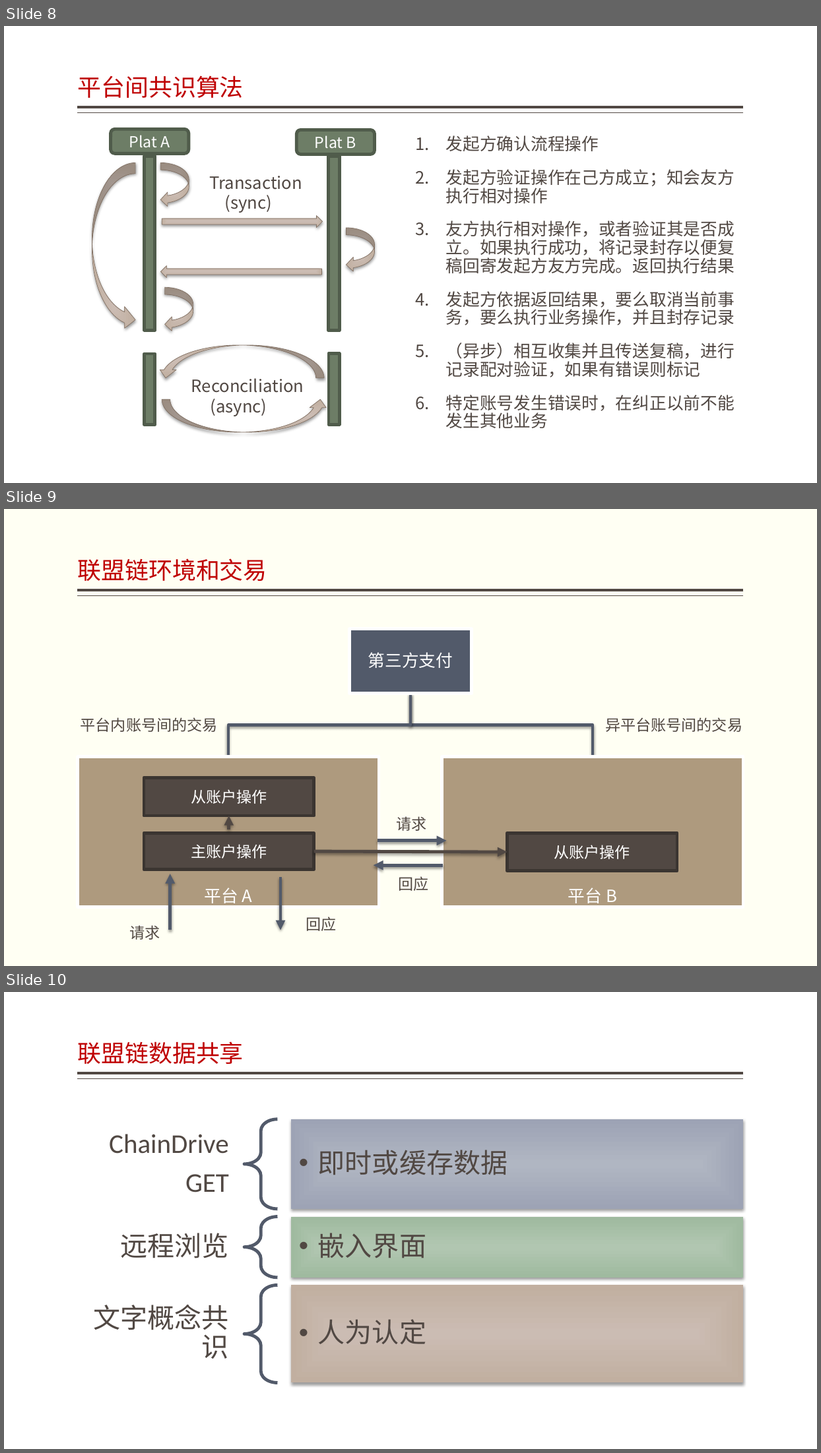
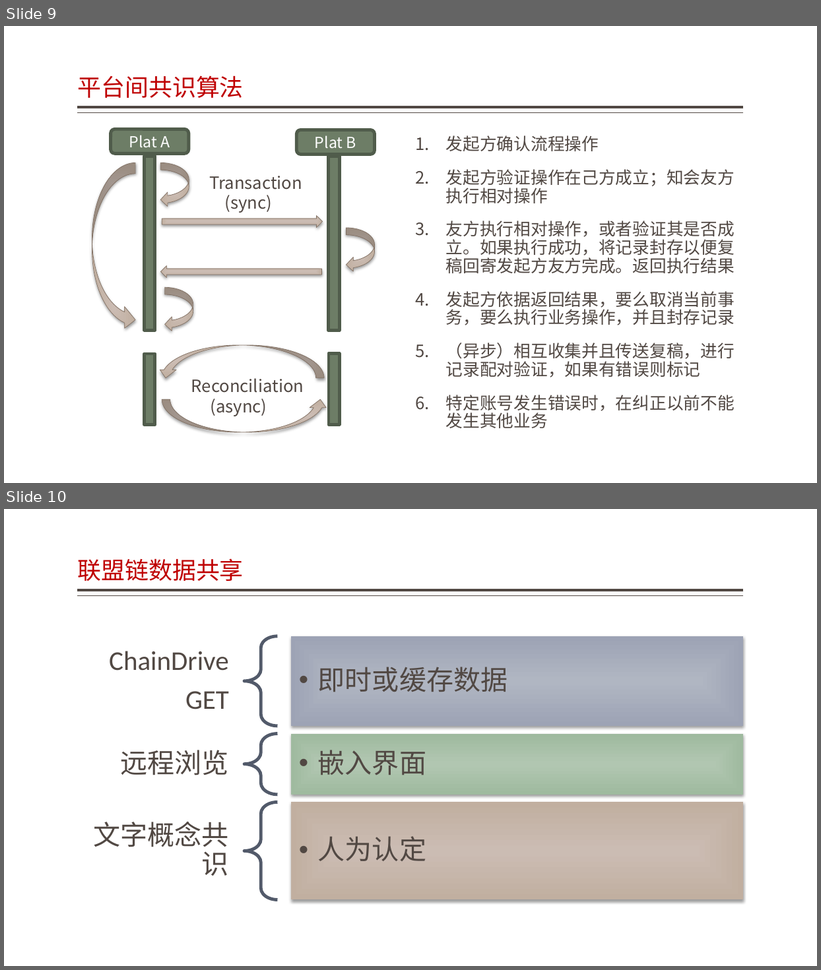
Before and after one commit to jzgi/chainsmart, a slide deck: Docs/品链应用参考设计.pptx. Shown one above the other, each under a label of ours: slides 8, 9 and 10 before the commit, slides 9 and 10 after it. The pictures are 821x1453 and 821x970 pixels, drawn with LibreOffice and Linux fonts; fonts in the diff are those of the drawing. Boxes give left, top, right and bottom in pixels: in the first picture for what was removed or moved away, otherwise in the second. Text is boxed around its words. In the diff, an @@ line names an element or a change of style, - is before the commit and + after.

```diff
--- a/Docs/品链应用参考设计.pptx
+++ b/Docs/品链应用参考设计.pptx
@@ slide 9 removed at box(4, 509, 817, 966), background #FFFFF3; not listed: 2 template elements that a slide beside it also shows @@
@@ title removed at box(78, 559, 267, 581) @@
-联盟链环境和交易
@@ text removed at box(81, 718, 218, 732) @@
-平台内账号间的交易
@@ text removed at box(605, 718, 743, 732) @@
-异平台账号间的交易
@@ rectangle removed at box(144, 778, 314, 816) @@
-从账户操作
@@ arrow removed from (229, 830) to (229, 816) @@
@@ text removed at box(397, 817, 427, 831) @@
-请求
@@ rectangle removed at box(144, 834, 314, 870) @@
-主账户操作
@@ arrow removed from (378, 841) to (447, 841) @@
@@ rectangle removed at box(507, 834, 677, 871) @@
-从账户操作
@@ arrow removed from (314, 852) to (507, 852) @@
@@ arrow removed from (170, 931) to (170, 875) @@
@@ arrow removed from (281, 877) to (281, 931) @@
@@ arrow removed from (443, 866) to (374, 866) @@
@@ text removed at box(398, 877, 428, 891) @@
-回应
@@ group removed at box(78, 629, 744, 908): 3 rectangles, 3 texts, 2 freeform shapes @@
-第三方支付
-平台 A
-平台 B
@@ text removed at box(306, 917, 336, 931) @@
-回应
@@ text removed at box(129, 925, 160, 940) @@
-请求
@@ what was slide 8 is now slide 9 @@
```
Also in this commit, not shown: 1 slide changed, 1 slide added, 35 other files.
